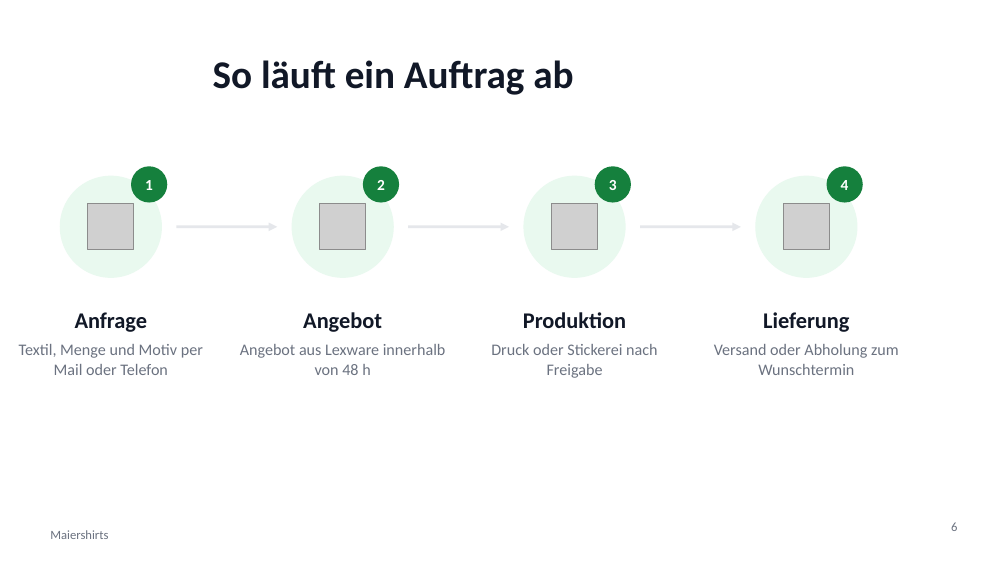
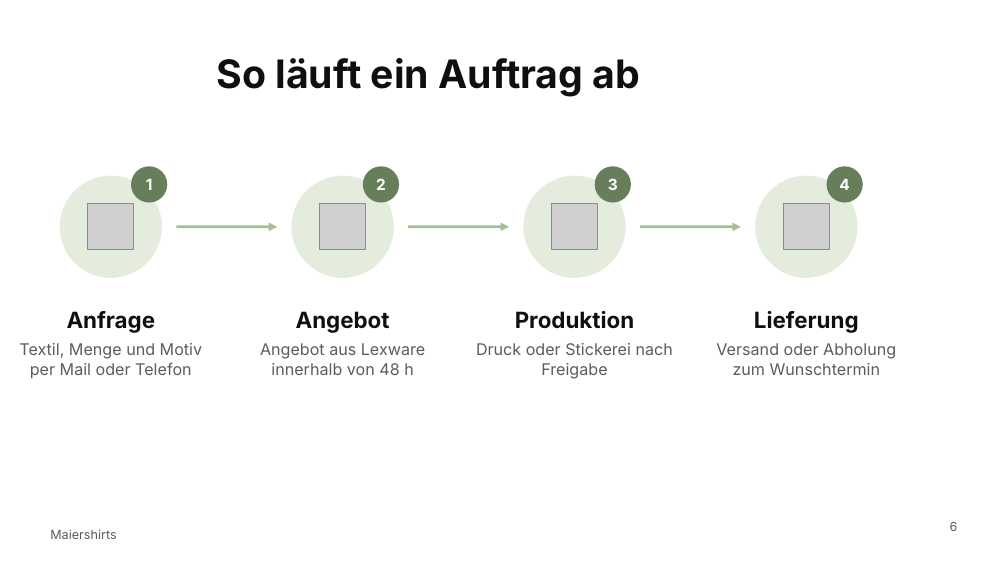
Before and after one commit to 2ghkvdhq67-oss/lexware-angebot-tool, a slide deck: slide 6 of presentation/dist/Maiershirts_Master.pptx. Drawn at 1008x567 pixels with LibreOffice and Linux fonts; fonts in the diff are those of the drawing; grey boxes stand for pictures; background and template pictures are left out. Boxes give left, top, right and bottom in pixels: in the first picture for what was removed or moved away, otherwise in the second. Text is boxed around its words. In the diff, an @@ line names an element or a change of style, - is before the commit and + after.

```diff
--- a/presentation/dist/Maiershirts_Master.pptx
+++ b/presentation/dist/Maiershirts_Master.pptx
@@ font Calibri to Inter, text colour #111827 to #0F0F0F in 5 elements at <box>67,311,156,333</box>, <box>296,311,390,333</box>, <box>515,311,634,329</box>, <box>754,311,859,333</box>, <box>217,58,640,97</box> @@
@@ fill #E9F9EF to #E3ECDD; outline #E9F9EF 1 pt to #E3ECDD 1 pt in 4 elements at <box>60,176,161,277</box>, <box>292,176,393,277</box>, <box>524,176,625,277</box>, <box>756,176,857,277</box> @@
@@ font Calibri to Inter; fill #15803D to #677E5B in 4 elements at <box>131,166,167,203</box>, <box>363,166,399,203</box>, <box>595,166,631,203</box>, <box>827,166,863,203</box> @@
@@ arrow (176, 227) - (277, 227): stroke #E5E7EB 2 pt to #A3C095 2 pt @@
@@ arrow (408, 227) - (509, 227): stroke #E5E7EB 2 pt to #A3C095 2 pt @@
@@ arrow (640, 227) - (741, 227): stroke #E5E7EB 2 pt to #A3C095 2 pt @@
@@ font Calibri to Inter, text colour #6B7280 to #5C5C58 in 6 elements at <box>19,343,202,378</box>, <box>260,343,425,375</box>, <box>476,343,673,378</box>, <box>716,343,896,375</box>, <box>950,522,958,531</box>, <box>50,529,116,539</box> @@
```
Also in this commit, not shown: 9 other slides changed, 7 other files.
